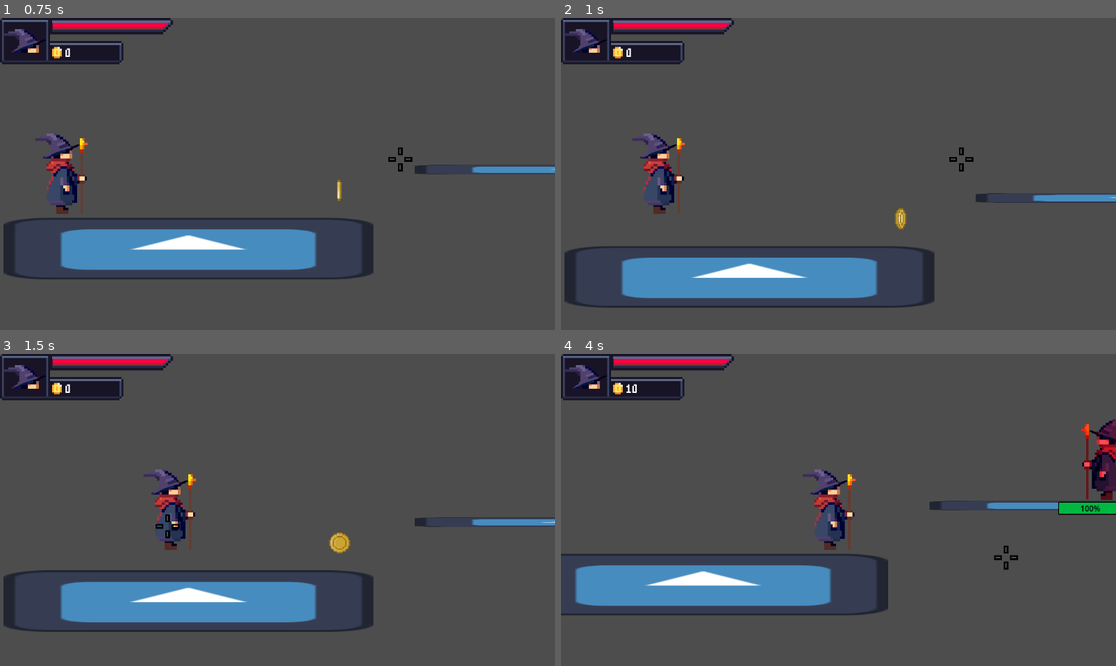
Above: before the commit, frames 1-4 (two rows, left to right).
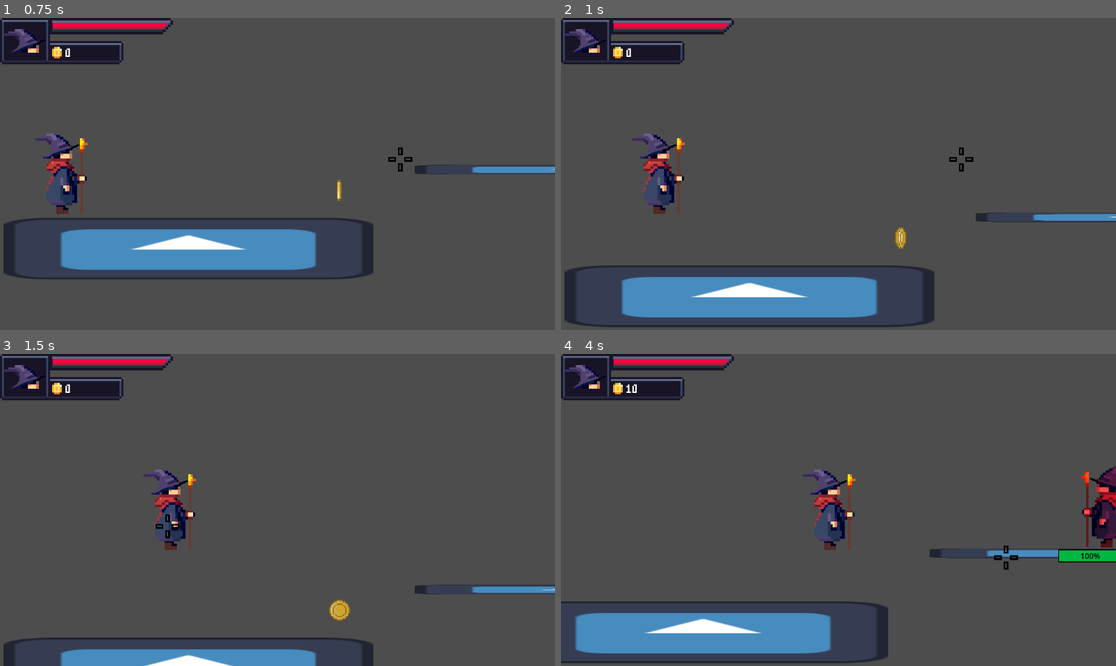
Above: after the commit, the same moments.

Repository: KyattPL/krolestwo-chorona
Game: Godot game, scene res://Scenes/TestLevel/test_level.tscn
Same seed, same stepped clock (60 frames per second), same inputs: the game is played once before the commit and once after it. The engine's default icon, where the game draws it, is replaced by a stand-in: a white triangle on a blue panel in a dark square.
Inputs (mouse positions are in pixels of both pictures, inside the frame that each line leads up to):
- Up to frame 1 (0.75 s): move the mouse to (399, 158) at 0.52 s; hold Right (move_right) from 0.53 s (still down); tap Space (jump) at 0.6 s
- Up to frame 2 (1 s): keep holding Right (move_right); tap Space (jump) at 0.77 s
- Up to frame 3 (1.5 s): keep holding Right (move_right); tap Space (jump) at 1.07 s; move the mouse to (166, 525) at 1.27 s; tap 4 (select_earth) at 1.35 s
- Up to frame 4 (4 s): tap Space (jump) at 1.52, 1.55, 1.82, 2.3, 3.02, 3.05, 3.32, 3.77, 3.8 s; move the mouse to (894, 441) at 2.02 s; release Right (move_right) at 2.03 s; hold Left (move_left) 2.03-2.78 s; tap 1 (select_fire) at 2.1 s; move the mouse to (810, 572) at 2.77 s; hold Right (move_right) from 2.78 s (still down); tap 3 (select_lightning) at 2.85 s; move the mouse to (1005, 556) at 3.52 s; tap 2 (select_water) at 3.6 s

Frame 1 is identical in both runs. In frame 2, 9.3% of the frame differs, in the area x 0-100%, y 56-100%; in frame 3, 12%; in frame 4, 17%, in the area x 0-100%, y 20-100%.

Commit message:
Changed player jump height

Diff:
--- a/Scenes/Player/player.gd
+++ b/Scenes/Player/player.gd
@@ -1,6 +1,6 @@
 extends CharacterBody2D
 
-@export var jump_speed: int = -400
+@export var jump_speed: int = -600
 @export var run_speed: int = 300
 @export var joystick_sens: int = 700
 
